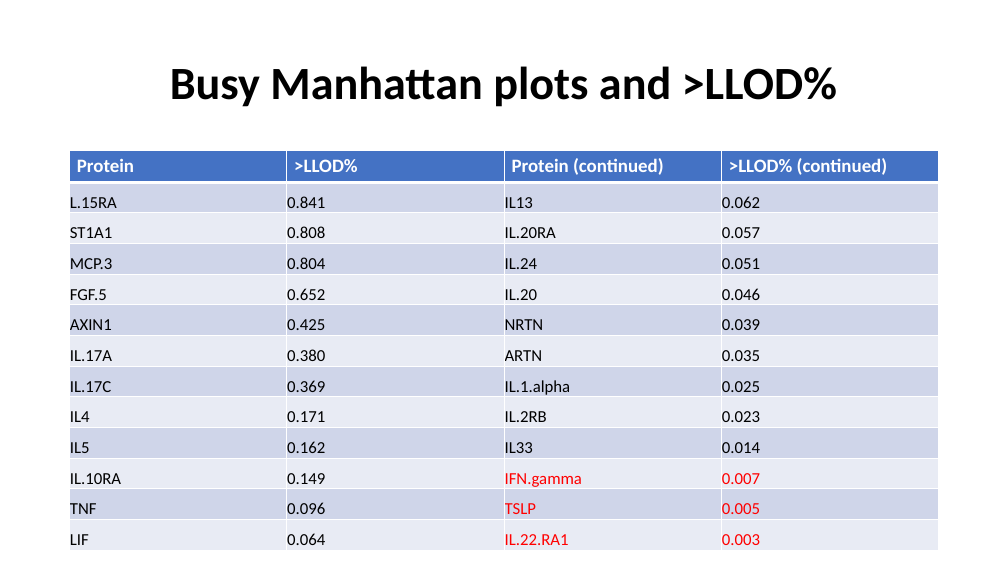
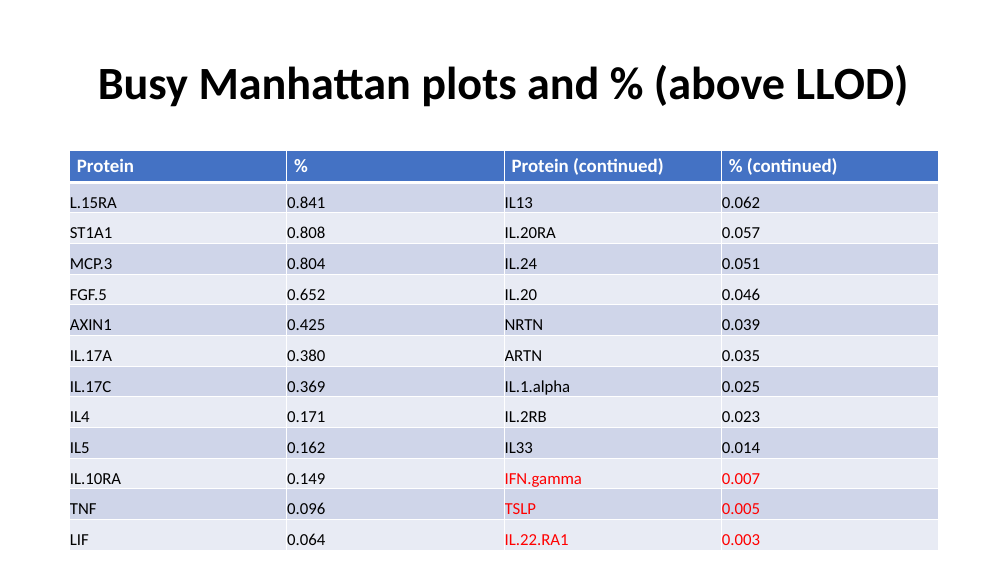
Before and after one commit to jinghuazhao/INF, a slide deck: slide 6 of doc/SCALLOP_INF1-120419.pptx. Drawn at 1008x567 pixels with LibreOffice and Linux fonts; fonts in the diff are those of the drawing. Boxes give left, top, right and bottom in pixels: in the first picture for what was removed or moved away, otherwise in the second. Text is boxed around its words. In the diff, an @@ line names an element or a change of style, - is before the commit and + after.

```diff
--- a/doc/SCALLOP_INF1-120419.pptx
+++ b/doc/SCALLOP_INF1-120419.pptx
@@ title at (98, 65, 909, 107): text changed @@
-Busy Manhattan plots and >LLOD%
+Busy Manhattan plots and % (above LLOD)
@@ table at (70, 151, 941, 551) @@
-row 1, column 2: >LLOD%
+row 1, column 2: %
-row 1, column 4: >LLOD% (continued)
+row 1, column 4: % (continued)
```
Also in this commit, not shown: 7 other slides changed, 16 other files.
